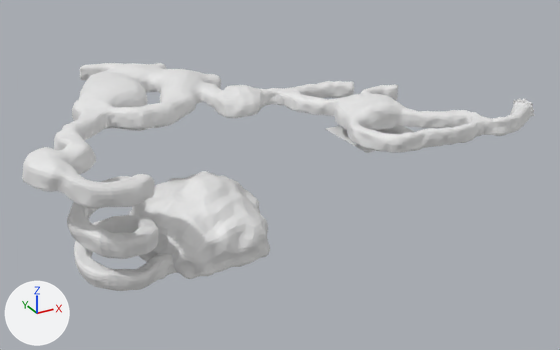
Two versions of the Blender file source/blender/level.blend, one commit apart.
Rendered twice from a 50 mm lens placed at (-62.8, -85.5, 38.0), pointed at (-10.1, 10.4, -9.9). Lighting does not change. The marker at lower left points along +X, +Y and +Z. The older version comes first.
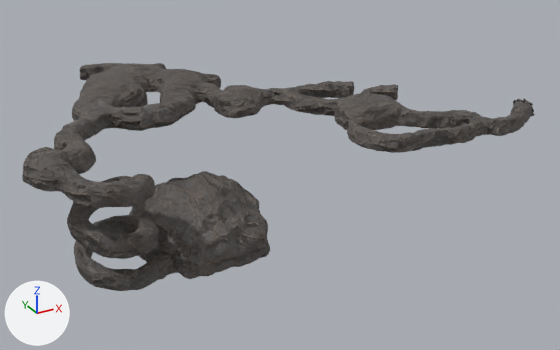
The change in detail:
Picture 'Rock060_1K-JPG_Color.jpg' (img_rock060_1k_jpg_color_jpg) is new.
Picture 'Rock060_1K-JPG_Roughness.jpg' (img_rock060_1k_jpg_roughness_jpg) is new.
Picture 'Rock060_1K-JPG_NormalGL.jpg' (img_rock060_1k_jpg_normalgl_jpg) is new.
Material 'Material' (mat_material) is new.
Uses the picture img_rock060_1k_jpg_color_jpg.
Uses the picture img_rock060_1k_jpg_normalgl_jpg.
Uses the picture img_rock060_1k_jpg_roughness_jpg.
me_cube_001 has 8952 vertices, 13817 faces and spans x -10.5..4.5, y -2.8..9.0, z -3.6..0.9.
me_cube_001 gains material mat_material.
Object 'Plane' (ob_plane) is deleted.

Location of each change, [x1, y1, x2, y2] in pixels of the pictures (560 x 350 px):
'Cube', recoloured (white to grey): [22, 63, 533, 291] in both
'Plane', deleted: before [326, 126, 414, 153]
